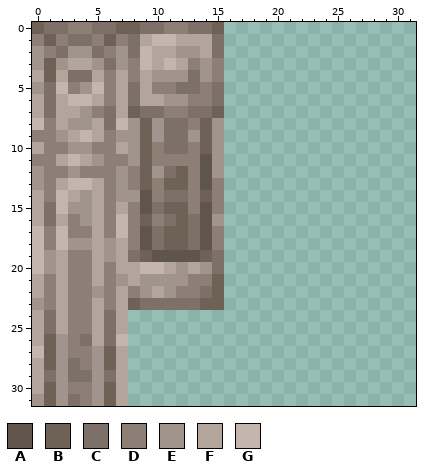
A pixel-art sprite gets an edit: src/assets/gauntlet/textures/decoration/alabaster_balustrade_pole.png. That is the earlier state.
The file is 32x32 pixels.
Palette (. is transparent): A #5f554d  B #6e6257  C #7c7068  D #8d7f76  E #a0948d  F #b3a59c  G #c4b6ad
Pixels before, first column x 0:
 0 BCCDDCCBBCCDDCCB
 1 DBDCCDBDCFGGFFFC
 2 EDCEECDECGFFEEFC
 3 EBEFFECEDGFGFDED
 4 FBFCCFDFDFEEECED
 5 ECGDEGDFCFDDCCDC
 6 FCFGGFDFCFFEEDDC
 7 FCFFEDCFBCCDDCCB
 8 GDFEEFCGEBECCDBE
 9 DDEFGFDEEBECCEBE
10 FDDEEDDFEBDCCDBE
11 DDFGFEDDEBDDDDAE
12 EDDEDDDEDBECBDAE
13 EDFGGFDEDBDBBDAD
14 FDGFEFDEEADCCDBD
15 FCGEEFDFDACBBDAD
16 FCFDEFDGDBDCBCAE
17 GDGDDFDGDACBBCAD
18 GDGEEFEFDACBBCAD
19 GEFDDFEFCBAAAABC
20 GEFDDFDFFGGFEFEC
21 FDFDDFDEFEEEEDDB
22 FDFDDEDFDEFEDDCB
23 EDFDDFDFBCCCCCBB
24 FCFDDFCF........
25 FCFDDFCF........
26 FBEDCFCG........
27 GBEDDEBF........
28 FBECDEBF........
29 FCECCECF........
30 FBEDDEBF........
31 EBECDEBF........
Now the later version:
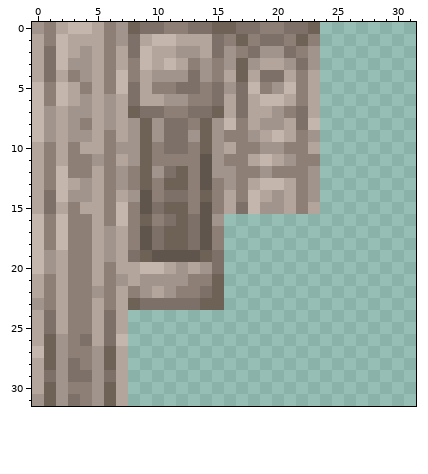
The commit says: rose crest balustrade base
Changes in this commit:
Changed rows in their new state; - is an unchanged pixel.
first column x 0:
 0 EDFGGFDE--------BCCDDCCB
 1 FDGFFFDE--------DBDCCDBD
 2 FCGF-F-F--------EDCEECDE
 3 FCGEEFDF--------EBEFFECE
 4 -C-DE--G--------FBFCCFDF
 5 GD-FDF-G--------ECGDEGDF
 6 GDGFE-E---------FCFGGFDF
 7 GE-E-FE---------FCFFEDCF
 8 -E--D-EF--------GDFEEFCG
 9 GEFEE--F--------DDEFGFDE
10 --FDFF-E--------FDDEEDDF
11 F--DD--F--------DDFGFEDD
12 F-GD-F----------EDDEDDDE
13 F-GFE-----------EDFGGFDE
14 -C-E---F--------FDGFEFDE
15 --FDF--G--------FCGEEFDF
16 GDG-D-------------------
17 ------EF----------------
18 ---DD-------------------
Pixel boxes of the changes (left, top, right, bottom) in both pictures:
changed: (32, 22, 128, 250)
added: (224, 22, 320, 214)
